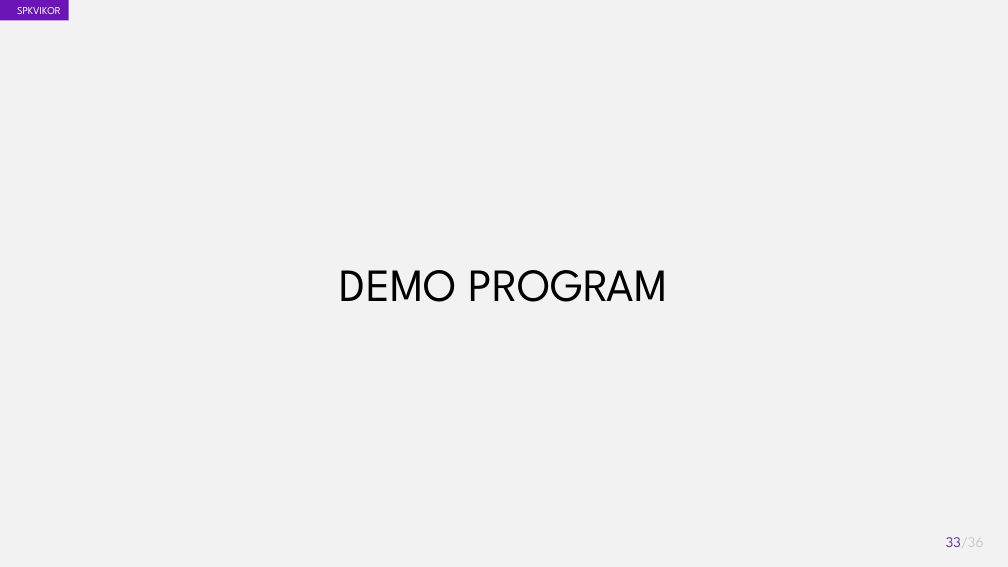
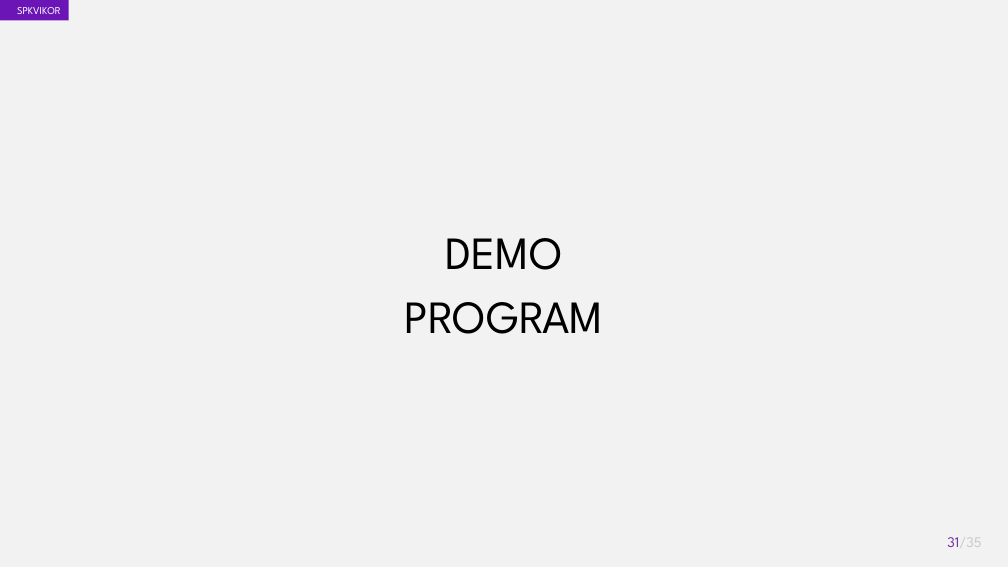
Before and after one commit to akhmadali7/TugasAkhir, a slide deck: slide 31 of PPT - TA - Akhmad Ali Sajidin.pptx (slide 33 before the commit). Drawn at 1008x567 pixels with LibreOffice and Linux fonts; fonts in the diff are those of the drawing. Boxes give left, top, right and bottom in pixels: in the first picture for what was removed or moved away, otherwise in the second. Text is boxed around its words. In the diff, an @@ line names an element or a change of style, - is before the commit and + after.

```diff
--- a/PPT - TA - Akhmad Ali Sajidin.pptx
+++ b/PPT - TA - Akhmad Ali Sajidin.pptx
@@ text at [404,238,603,334]: text changed @@
-DEMO PROGRAM
+DEMO
+PROGRAM
@@ page number at [947,537,981,547]: text changed @@
-33/36
+31/35
```
Also in this commit, not shown: 12 other slides changed, 1 other file.
